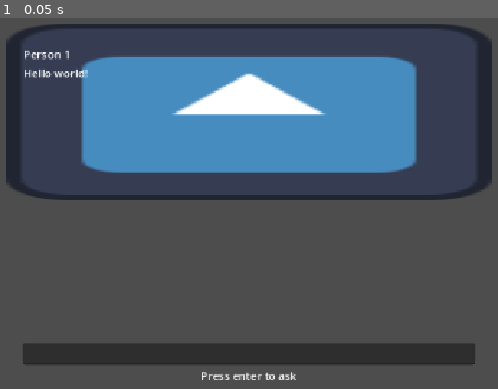
Above: before the commit, frame 1.
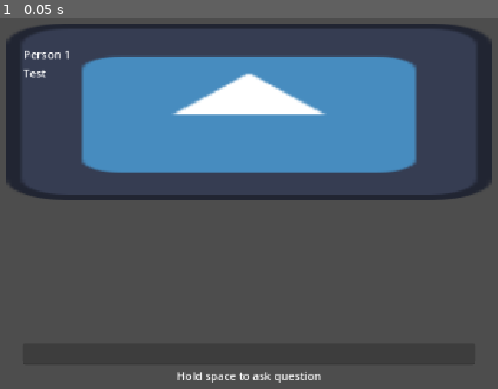
Above: after the commit, the same moment.

Repository: Caz080/AfterFall
Game: Godot game, scene res://ui_scene.tscn
Same seed, same stepped clock (60 frames per second), same inputs: the game is played once before the commit and once after it. This scene is started directly instead of the project's main scene. The engine's default icon, where the game draws it, is replaced by a stand-in: a white triangle on a blue panel in a dark square.
Inputs:
- Up to frame 1 (0.05 s): no input

The runs differ from the first frame. In frame 1, 0.6% of the frame differs, in the area x 4-65%, y 14-99%.

Commit message:
finished ai interaction

Diff:
--- /dev/null
+++ b/projectreal/default_bus_layout.tres
@@ -0,0 +1,14 @@
+[gd_resource type="AudioBusLayout" format=3 uid="uid://ns1y54vqyg73"]
+
+[sub_resource type="AudioEffectRecord" id="AudioEffectRecord_j3pel"]
+resource_name = "Record"
+
+[resource]
+bus/1/name = &"Record"
+bus/1/solo = false
+bus/1/mute = true
+bus/1/bypass_fx = false
+bus/1/volume_db = 0.0
+bus/1/send = &"Master"
+bus/1/effect/0/effect = SubResource("AudioEffectRecord_j3pel")
+bus/1/effect/0/enabled = true
--- a/projectreal/http_manager.gd
+++ b/projectreal/http_manager.gd
@@ -13,7 +13,7 @@
 
 #
 
-var output_label: Label
+var output_label: RichTextLabel
 var cur_char: int
 
 var personalities = {
@@ -44,9 +44,9 @@
 
 
 
-func ask_question(prompt: String, char: int, lbl: Label):
+func ask_question(prompt: String, charc: int, lbl: RichTextLabel):
 	self.output_label = lbl
-	self.cur_char = char
+	self.cur_char = charc
 
 	var url = "https://generativelanguage.googleapis.com/v1beta/models/gemini-3.5-flash-lite:generateContent"
 	var headers = ["content-type: application/json"]
@@ -57,7 +57,7 @@
 		"system_instruction": {
 			"parts":[
 				{
-					"text": context + personalities[char]
+					"text": context + personalities[charc]
 				}
 			]
 		},
@@ -88,7 +88,7 @@
 		var parsed = json.parse_string(response_text)
 		var rtext = parsed["candidates"][0]["content"]["parts"][0]["text"]
 		##print("Reply: ", parsed)
-		output_label.text = rtext
+		output_label.typeText(rtext)
 		tts.speak(rtext, cur_char)
 
 	else:
--- a/projectreal/http_manager.tscn
+++ b/projectreal/http_manager.tscn
@@ -2,6 +2,7 @@
 
 [ext_resource type="Script" uid="uid://b2ma2sey7ue1w" path="res://http_manager.gd" id="1_17u7c"]
 [ext_resource type="Script" uid="uid://c363vxmle7h01" path="res://speech.gd" id="2_xesf0"]
+[ext_resource type="Script" uid="uid://p81vu25ajnvg" path="res://stt.gd" id="3_5ftmm"]
 
 [node name="HttpManager" type="Node2D" unique_id=76654581]
 script = ExtResource("1_17u7c")
@@ -14,3 +15,8 @@
 [node name="AudioStreamPlayer" type="AudioStreamPlayer" parent="TTS" unique_id=75825655]
 
 [node name="HTTPRequest" type="HTTPRequest" parent="." unique_id=1206523635]
+
+[node name="STT" type="Node" parent="." unique_id=1314296670]
+script = ExtResource("3_5ftmm")
+
+[node name="AudioStreamPlayer" type="AudioStreamPlayer" parent="STT" unique_id=1608831008]
--- a/projectreal/project.godot
+++ b/projectreal/project.godot
@@ -11,20 +11,33 @@
 [application]
 
 config/name="hackixreal"
-run/main_scene="uid://xu7vkpqph630"
 run/main_scene="uid://bwuhginvmsntu"
 config/features=PackedStringArray("4.7", "Forward Plus")
 config/icon="res://icon.svg"
+
+[audio]
+
+buses/default_bus_layout="uid://ns1y54vqyg73"
+driver/enable_input=true
 
 [autoload]
 
 HttpManager="*uid://cmhpdxjvr3lbn"
 Global="*uid://uki3val6uu7a"
+Stt="*uid://p81vu25ajnvg"
 
 [display]
 
 window/stretch/mode="canvas_items"
 window/stretch/aspect="expand"
+
+[input]
+
+push_to_talk={
+"deadzone": 0.2,
+"events": [Object(InputEventKey,"resource_local_to_scene":false,"resource_name":"","device":-1,"window_id":0,"alt_pressed":false,"shift_pressed":false,"ctrl_pressed":false,"meta_pressed":false,"pressed":false,"keycode":0,"physical_keycode":32,"key_label":0,"unicode":32,"location":0,"echo":false,"script":null)
+]
+}
 
 [physics]
 
--- /dev/null
+++ b/projectreal/stt.gd
@@ -0,0 +1,78 @@
+extends Node
+
+
+var record: AudioEffectRecord
+var http := HTTPRequest.new()
+
+const URL := "https://api.elevenlabs.io/v1/speech-to-text"
+const MODEL_ID := "scribe_v1"
+
+var secrets = ConfigFile.new()
+var err = secrets.load("res://secrets.cfg")
+var voicekey = secrets.get_value("api","elevenlabs_key","")
+
+signal transcribed(text: String)
+
+func _ready() -> void:
+	add_child(http)
+	http.request_completed.connect(_on_response)
+
+	var mic := AudioStreamPlayer.new()
+	mic.stream = AudioStreamMicrophone.new()
+	mic.bus = "Record"
+	add_child(mic)
+	mic.play()
+
+	var idx := AudioServer.get_bus_index("Record")
+	record = AudioServer.get_bus_effect(idx, 0)
+
+func _input(event: InputEvent) -> void:
+	if event.is_action_pressed("push_to_talk") and not event.is_echo():
+		#print("listening...")
+		record.set_recording_active(true)
+		get_viewport().set_input_as_handled()
+	elif event.is_action_released("push_to_talk"):
+		#print("stopped listening")
+		record.set_recording_active(false)
+		_send_recording(record.get_recording())
+		get_viewport().set_input_as_handled()
+
+
+
+func _send_recording(rec: AudioStreamWAV) -> void:
+	if rec == null or rec.data.is_empty():
+		return
+	var path := "user://speech.wav"
+	rec.save_to_wav(path)
+	var wav_bytes := FileAccess.get_file_as_bytes(path)
+
+	var boundary := "----GodotFormBoundary7MA4YWxk"
+	var body := PackedByteArray()
+
+	# model_id field
+	body.append_array(("--%s\r\n" % boundary).to_utf8_buffer())
+	body.append_array("Content-Disposition: form-data; name=\"model_id\"\r\n\r\n".to_utf8_buffer())
+	body.append_array((MODEL_ID + "\r\n").to_utf8_buffer())
+
+	# file field
+	body.append_array(("--%s\r\n" % boundary).to_utf8_buffer())
+	body.append_array("Content-Disposition: form-data; name=\"file\"; filename=\"speech.wav\"\r\n".to_utf8_buffer())
+	body.append_array("Content-Type: audio/wav\r\n\r\n".to_utf8_buffer())
+	body.append_array(wav_bytes)
+	body.append_array("\r\n".to_utf8_buffer())
+
+	# closing boundary
+	body.append_array(("--%s--\r\n" % boundary).to_utf8_buffer())
+
+	var headers := [
+		"xi-api-key: " + voicekey,
+		"Content-Type: multipart/form-data; boundary=" + boundary,
+	]
+	http.request_raw(URL, headers, HTTPClient.METHOD_POST, body)
+
+func _on_response(_result, code, _headers, body: PackedByteArray) -> void:
+	if code != 200:
+		push_error("STT failed: %s %s" % [code, body.get_string_from_utf8()])
+		return
+	var data = JSON.parse_string(body.get_string_from_utf8())
+	transcribed.emit(str(data["text"]).strip_edges())
--- a/projectreal/submitquestion.gd
+++ b/projectreal/submitquestion.gd
@@ -1,18 +1,30 @@
 extends LineEdit
 
 
-# Called when the node enters the scene tree for the first time.
-func _ready() -> void:
-	pass # Replace with function body.
+func _ready():
+	Stt.transcribed.connect(_on_transcribed)
 
+func _on_transcribed(t: String) -> void:
+	text = t
+	caret_column = text.length()
+	print(t)
+	var person = 1
+	var textbox = get_node("../../../../Control/MarginContainer/VBoxContainer/Dialogue")
+	HttpManager.ask_question(t, person, textbox)
 
 # Called every frame. 'delta' is the elapsed time since the previous frame.
 func _process(delta: float) -> void:
-	if Input.is_action_just_pressed("ui_accept"):
+	pass
+	#if Input.is_action_pressed("ui_accept"):
 
-		var t = self.text
 
-		var textbox = get_node("../../../../Control/MarginContainer/VBoxContainer/Dialogue")
+	#if Input.is_action_just_pressed("ui_accept"):
 
-		var person = 1
-		HttpManager.ask_question(t, person, textbox)
+	#	var t = self.text
+
+	#	var textbox = get_node("../../../../Control/MarginContainer/VBoxContainer/Dialogue")
+
+	#	textbox.typeText("hajkfhdjkfsfjksdkjfv hdkjfhskfhksdfhjks khsjkfh")
+
+	#	var person = 1
+		#HttpManager.ask_question(t, person, textbox)
--- /dev/null
+++ b/projectreal/text_anim.gd
@@ -0,0 +1,26 @@
+extends RichTextLabel
+
+@export var charspersec := 40.0
+var _typing := false
+
+func typeText(text: String):
+	visible_characters = 0
+	_typing = true
+	self.text = "[wave amp=20 freq=5]"+text+"[/wave]"
+	var total := text.length()
+	while visible_characters < total:
+		visible_characters+=1
+		var c := get_parsed_text()[visible_characters-1]
+		var delay := 1.0/charspersec
+		if c in ".!?":
+			delay *= 8.0
+		elif c == ",":
+			delay *= 4.0
+		await get_tree().create_timer(delay).timeout
+		if not _typing:
+			return
+	_typing = false
+
+func skip() -> void:
+	_typing = false
+	visible_characters = -1
--- a/projectreal/ui_scene.tscn
+++ b/projectreal/ui_scene.tscn
@@ -1,6 +1,7 @@
 [gd_scene format=3 uid="uid://xu7vkpqph630"]
 
 [ext_resource type="Texture2D" uid="uid://dwv1lhodrc2p7" path="res://icon.svg" id="1_7s2fk"]
+[ext_resource type="Script" uid="uid://dxs1ltrud5yxp" path="res://text_anim.gd" id="2_3thnl"]
 [ext_resource type="Script" uid="uid://6t6x681ktu8" path="res://submitquestion.gd" id="2_y37xc"]
 
 [node name="UiScene" type="Node2D" unique_id=2087677027]
@@ -50,9 +51,12 @@
 layout_mode = 2
 text = "Person 1"
 
-[node name="Dialogue" type="Label" parent="Node2D/CanvasLayer/Control/MarginContainer/VBoxContainer" unique_id=2141321376]
+[node name="Dialogue" type="RichTextLabel" parent="Node2D/CanvasLayer/Control/MarginContainer/VBoxContainer" unique_id=1815171494]
+custom_minimum_size = Vector2(0, 158.605)
 layout_mode = 2
-text = "Hello world!"
+bbcode_enabled = true
+text = "Test"
+script = ExtResource("2_3thnl")
 
 [node name="Control2" type="Control" parent="Node2D/CanvasLayer" unique_id=1325651058]
 layout_mode = 3
@@ -89,9 +93,10 @@
 
 [node name="LineEdit" type="LineEdit" parent="Node2D/CanvasLayer/Control2/MarginContainer/VBoxContainer" unique_id=1630265086]
 layout_mode = 2
+editable = false
 script = ExtResource("2_y37xc")
 
 [node name="Label" type="Label" parent="Node2D/CanvasLayer/Control2/MarginContainer/VBoxContainer" unique_id=1127957935]
 layout_mode = 2
-text = "Press enter to ask"
+text = "Hold space to ask question"
 horizontal_alignment = 1
Not shown, added: projectreal/stt.gd.uid
Not shown, added: projectreal/text_anim.gd.uid
